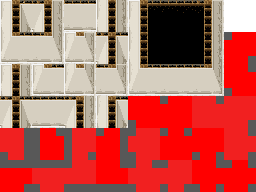
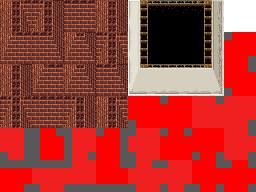
Revision of a layered 256 × 192 image; what changed, layer by layer:
renamed "Pasted Layer #1" to "brick wall", showed it, painted on it over [0, 0, 128, 128]
